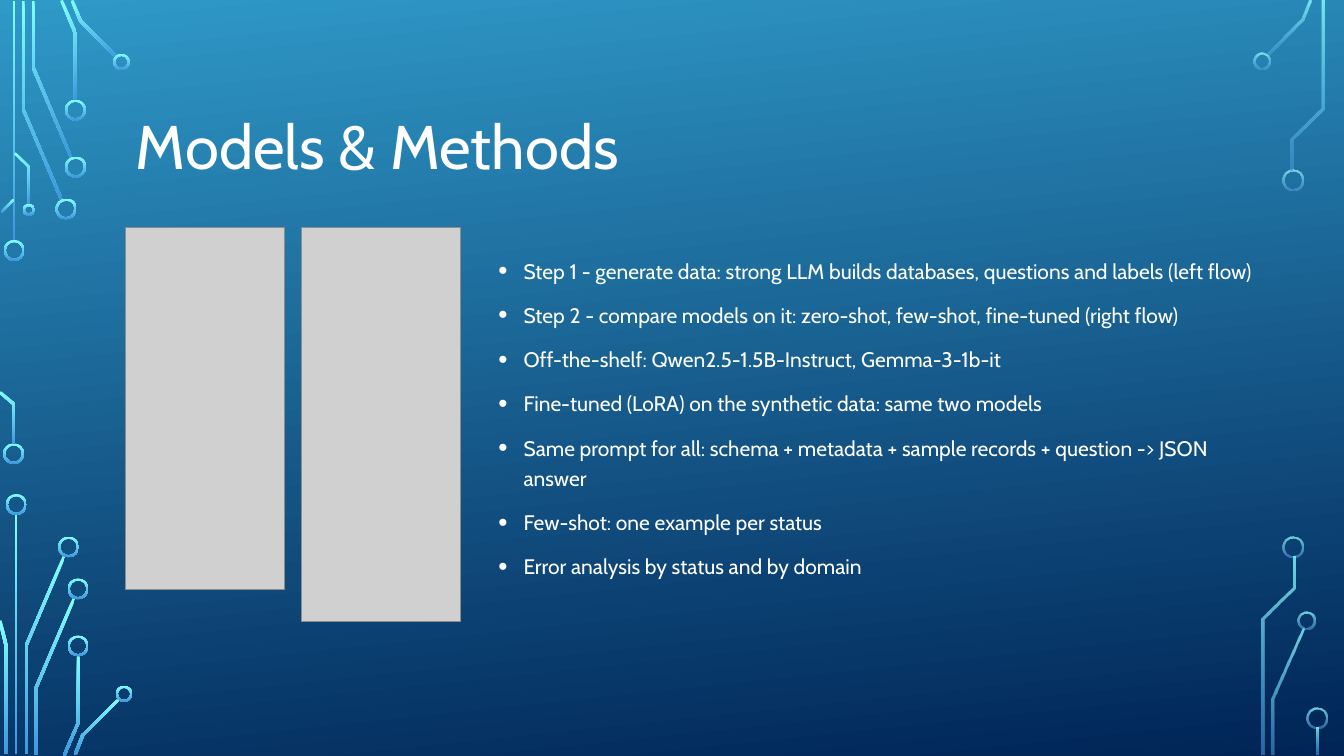
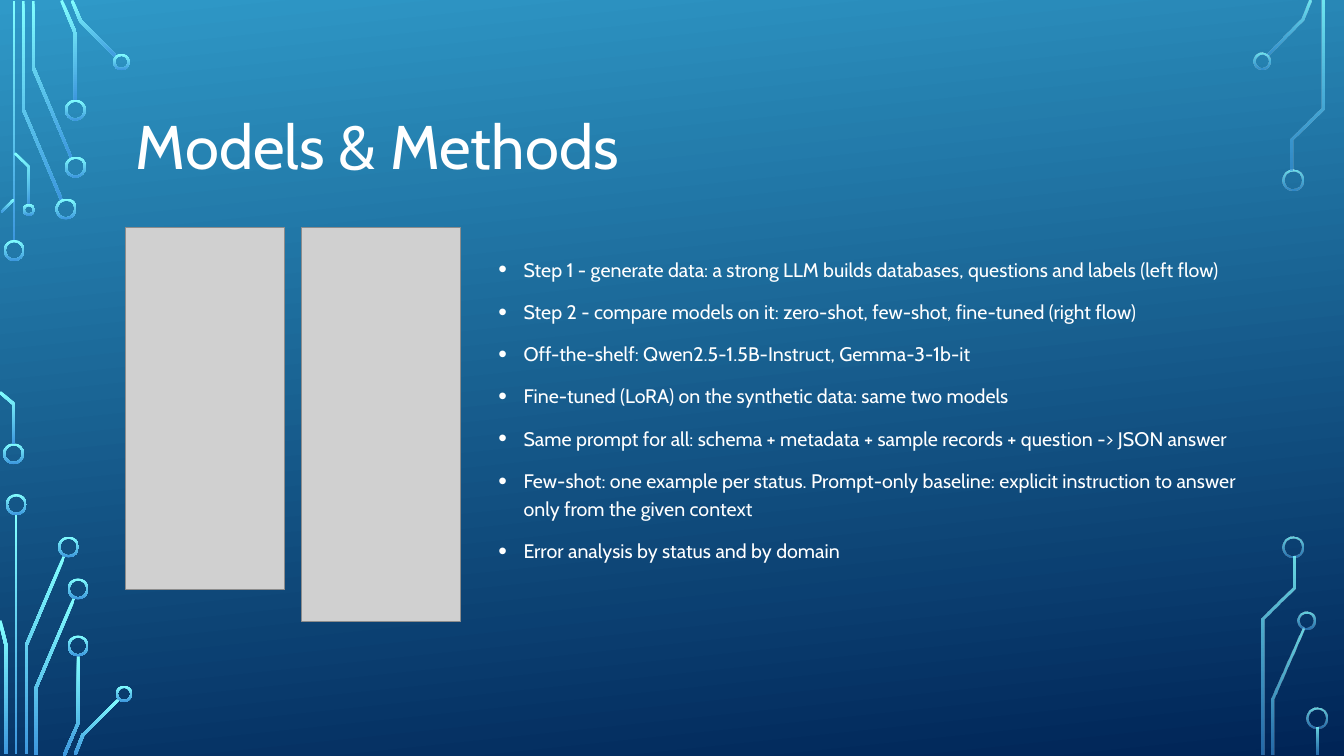
Before and after one commit to ofirbuch-minervaxr/information-sufficiency-unfamiliar-databases, a slide deck: slide 6 of Slides/Information Sufficiency in Unfamiliar Databases.pptx. Drawn at 1344x756 pixels with LibreOffice and Linux fonts; fonts in the diff are those of the drawing; grey boxes stand for pictures; background and template pictures are left out. Boxes give left, top, right and bottom in pixels: in the first picture for what was removed or moved away, otherwise in the second. Text is boxed around its words. In the diff, an @@ line names an element or a change of style, - is before the commit and + after.

```diff
--- a/Slides/Information Sufficiency in Unfamiliar Databases.pptx
+++ b/Slides/Information Sufficiency in Unfamiliar Databases.pptx
@@ text at (524, 262, 1219, 282): text changed; size 15 to 14 pt @@
-• Step 1 - generate data: strong LLM builds databases, questions and labels (left flow)
+• Step 1 - generate data: a strong LLM builds databases, questions and labels (left flow)
@@ text at (524, 304, 1227, 563): size 15 to 14 pt in "Step 2 - compare models on it: ...", "Off-the-shelf: Qwen2.5-1.5B-Instruct, Gemma-3-1b-it", "Fine-tuned (LoRA) on the synthetic data: same ...", "Same prompt for all: schema + metadata ..." and 1 more places @@
@@ text at (524, 473, 1236, 521): text changed; size 15 to 14 pt @@
-• Few-shot: one example per status
+• Few-shot: one example per status. Prompt-only baseline: explicit instruction to answer only from the given context
```
Also in this commit, not shown: 3 other slides changed, 2 other files.
